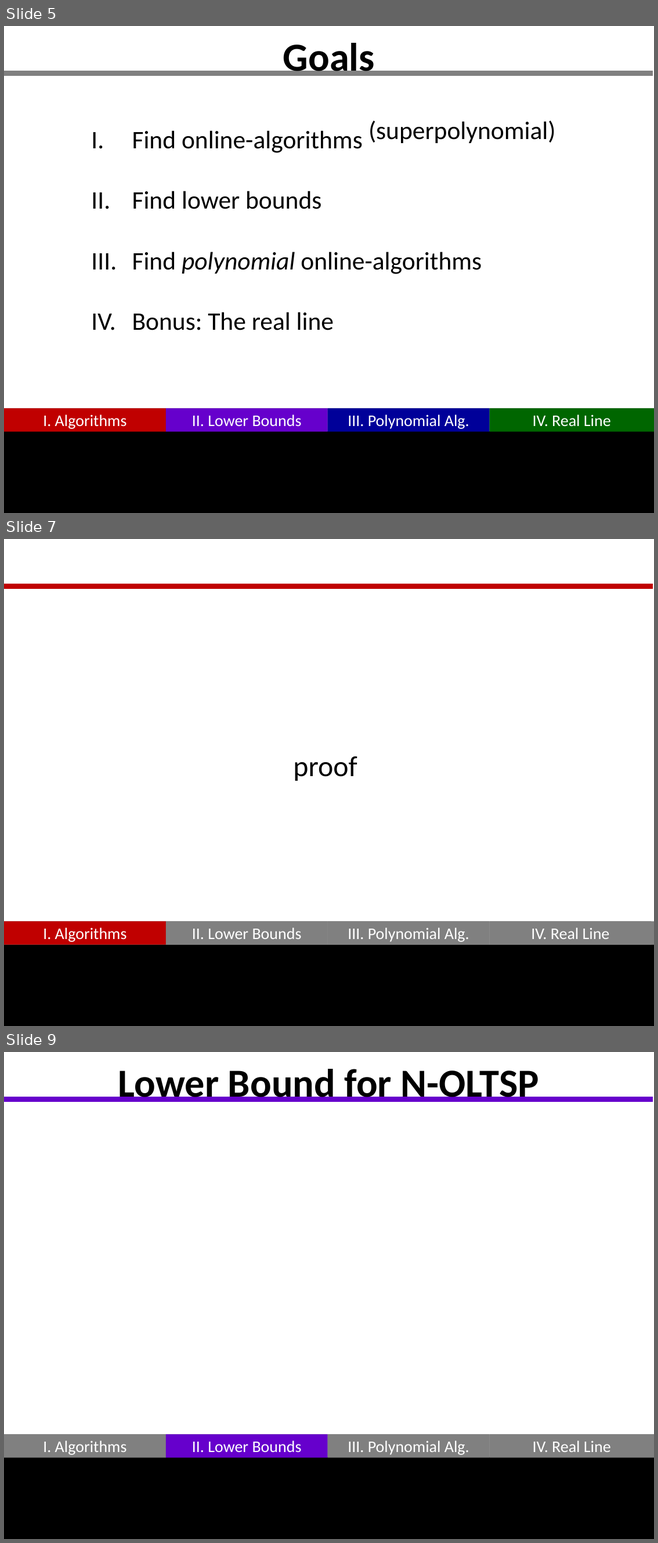
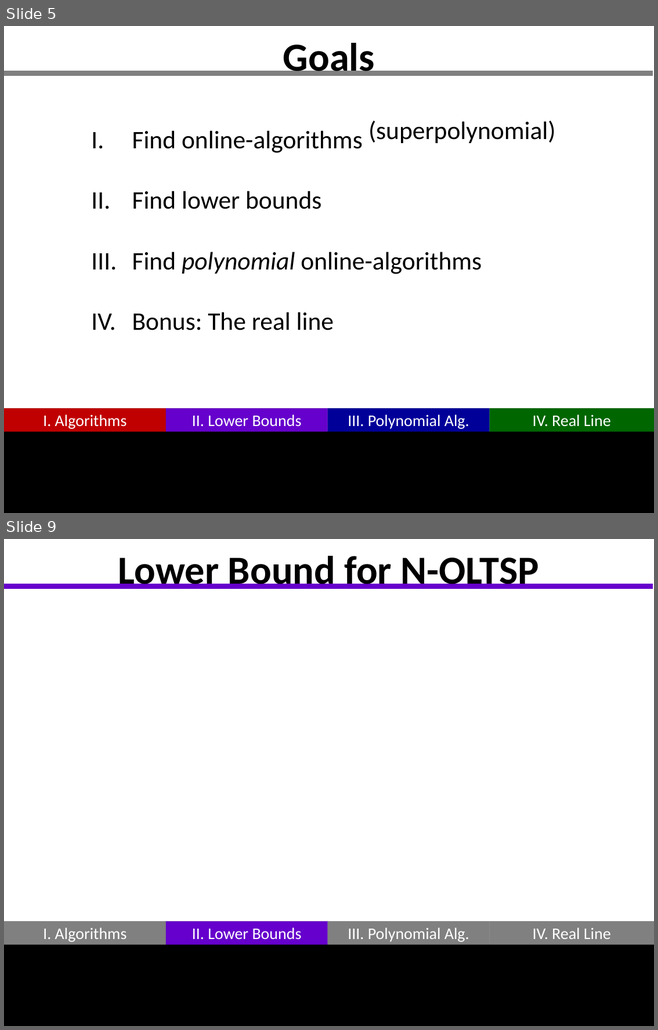
Before and after one commit to GraffL/talk-online-tsp, a slide deck: Präsentation43.pptx. Shown one above the other, each under a label of ours: slides 5, 7 and 9 before the commit, slides 5 and 9 after it; the slides between them are not shown. The pictures are 658x1543 and 658x1030 pixels, drawn with LibreOffice and Linux fonts; fonts in the diff are those of the drawing. Boxes give left, top, right and bottom in pixels: in the first picture for what was removed or moved away, otherwise in the second. Text is boxed around its words. In the diff, an @@ line names an element or a change of style, - is before the commit and + after.

Commit message:
proof for GTR-Alg

```diff
--- a/Präsentation43.pptx
+++ b/Präsentation43.pptx
@@ slide 7 removed at [4,539,654,1026], background #FFFFFF; not listed: 6 template elements that a slide beside it also shows @@
@@ line removed from (4, 587) to (652, 587) @@
@@ text removed at [293,756,357,781] @@
-proof
@@ rectangle removed at [4,922,166,945] @@
-I. Algorithms
@@ rectangle removed at [166,922,328,945] @@
-II. Lower Bounds
@@ rectangle removed at [489,922,651,945] @@
-IV. Real Line
@@ rectangle removed at [4,945,654,1026] @@
```
Also in this commit, not shown: 1 slide changed, 2 slides added, 1 other slide removed.
